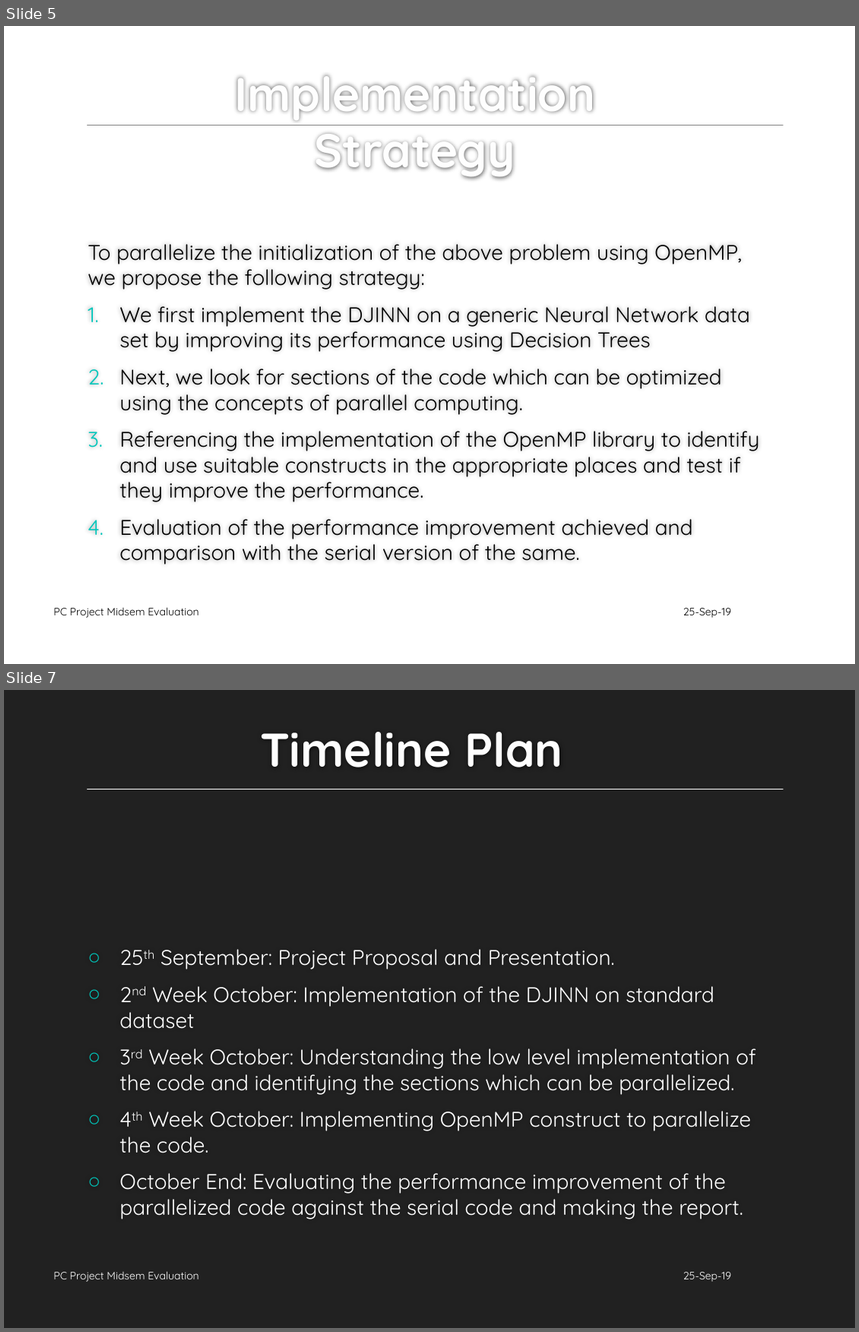
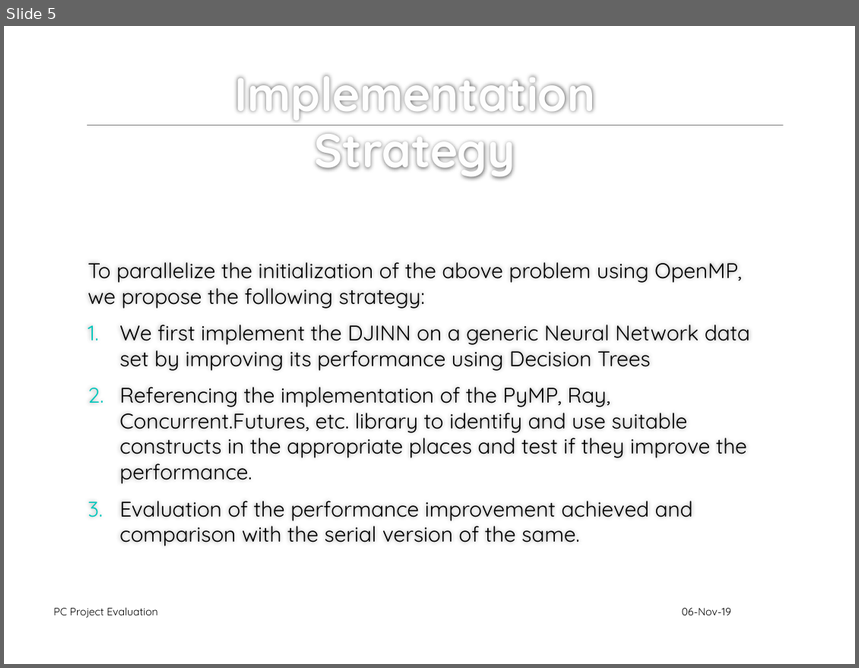
Before and after one commit to adityakaria/5-Sem, a slide deck: pc/Mini Project PPT Template.pptx. Shown one above the other, each under a label of ours: slides 5 and 7 before the commit, slide 5 after it; the slides between them are not shown. The pictures are 859x1332 and 859x668 pixels, drawn with LibreOffice and Linux fonts; fonts in the diff are those of the drawing; background and template pictures are left out. Boxes give left, top, right and bottom in pixels: in the first picture for what was removed or moved away, otherwise in the second. Text is boxed around its words. In the diff, an @@ line names an element or a change of style, - is before the commit and + after.

Commit message:
PC project presentation updated

```diff
--- a/pc/Mini Project PPT Template.pptx
+++ b/pc/Mini Project PPT Template.pptx
@@ slide 7 removed at (4, 690, 855, 1328), background #212121 @@
@@ title removed at (260, 732, 563, 768) @@
-Timeline Plan
@@ line removed from (88, 790) to (783, 790) @@
@@ text removed at (120, 949, 756, 1220) @@
-○ 25th September: Project Proposal and Presentation.
-○ 2nd Week October: Implementation of the DJINN on standard dataset
-○ 3rd Week October: Understanding the low level implementation of the code and identifying the sections which can be parallelized.
-○ 4th Week October: Implementing OpenMP construct to parallelize the code.
-○ October End: Evaluating the performance improvement of the parallelized code against the serial code and making the report.
@@ text removed at (53, 1271, 199, 1282) @@
-PC Project Midsem Evaluation
@@ text removed at (683, 1272, 731, 1282) @@
-25-Sep-19
@@ slide 5 changed as well @@
@@ text at (120, 387, 747, 484): text changed @@
-2. Next, we look for sections of the code which can be optimized using the concepts of parallel computing.
-3. Referencing the implementation of the OpenMP library to identify and use suitable constructs in the appropriate places and test if they improve the performance.
+2. Referencing the implementation of the PyMP, Ray, Concurrent.Futures, etc. library to identify and use suitable constructs in the appropriate places and test if they improve the performance.
@@ text at (53, 607, 158, 618): text changed @@
-PC Project Midsem Evaluation
+PC Project Evaluation
@@ text at (682, 608, 731, 616): text changed @@
-25-Sep-19
+06-Nov-19
```
Also in this commit, not shown: 6 other slides changed, 3 slides added, 1 other slide removed.
